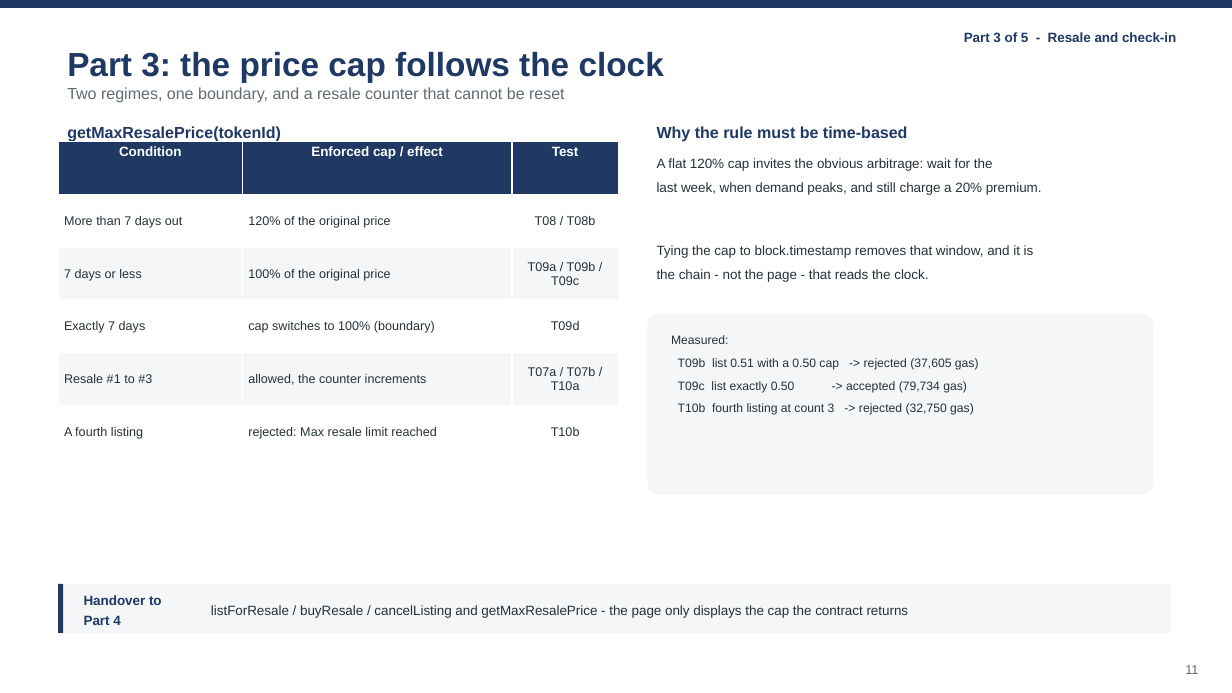
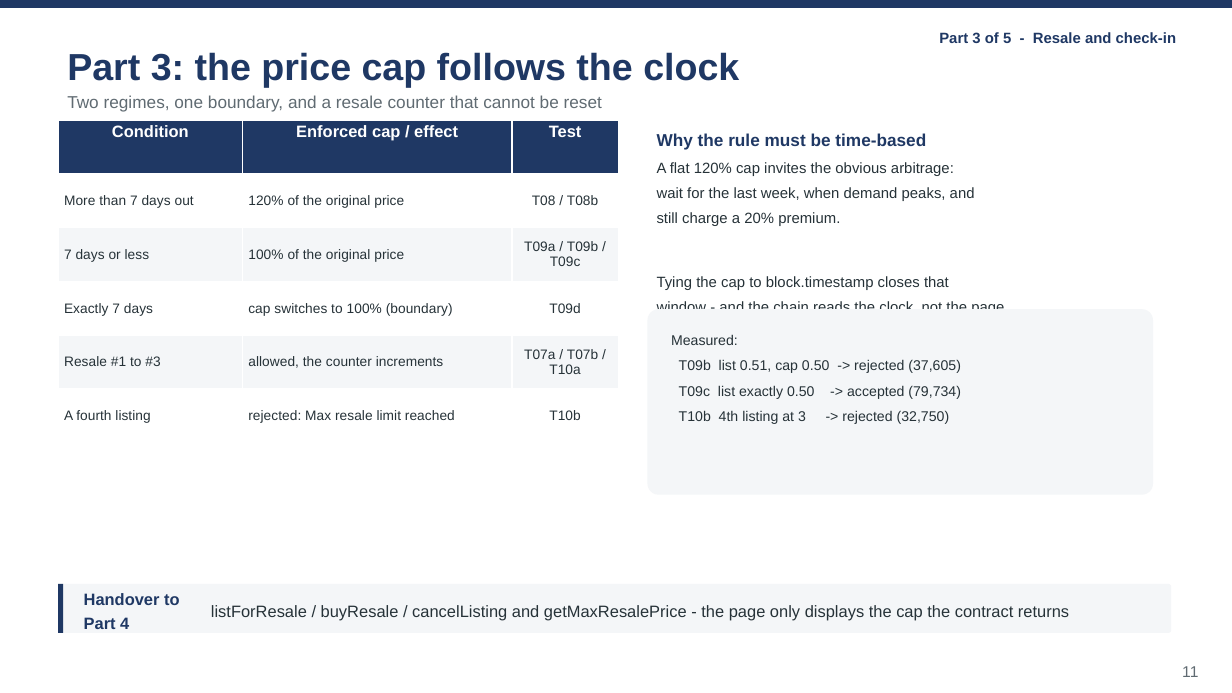
Before and after one commit to wangzai-dao/FTEC5520_AntiScalping, a slide deck: slide 11 of presentation/final_presentation.pptx. Drawn at 1232x693 pixels with LibreOffice and Linux fonts; fonts in the diff are those of the drawing. Boxes give left, top, right and bottom in pixels: in the first picture for what was removed or moved away, otherwise in the second. Text is boxed around its words. In the diff, an @@ line names an element or a change of style, - is before the commit and + after.

```diff
--- a/presentation/final_presentation.pptx
+++ b/presentation/final_presentation.pptx
@@ text "Part 3: the price cap ..." at (67,52,739,88): size 26 to 29.3 pt @@
@@ text "Part 3 of 5 - ...": place and size @@
-text "Part 3 of 5 - ..." at (964,31,1176,45)
+text "Part 3 of 5 - ..." at (939,32,1176,43)
@@ text "Part 3 of 5 - ..." at (939,32,1176,43): size 10.5 to 11.6 pt @@
@@ text "Two regimes, one boundary, and ...": place and size @@
-text "Two regimes, one boundary, and ..." at (67,87,565,103)
+text "Two regimes, one boundary, and ..." at (67,95,602,112)
@@ text "Two regimes, one boundary, and ..." at (67,95,602,112): size 12.5 to 13.4 pt @@
@@ table at (58,120,619,443) @@
@@ size 10.5 to 12.8 pt in "Condition", "Enforced cap / effect", "Test" @@
@@ size 9.8 to 10.7 pt in "More than 7 days out", "120% of the original price", "T08 / T08b", "7 days or less" and 11 more places @@
@@ table: place and size @@
-table at (58,142,619,459)
+table at (58,120,619,443)
@@ text removed at (67,126,281,141) @@
-getMaxResalePrice(tokenId)
@@ text "Why the rule must be ...": place and size @@
-text "Why the rule must be ..." at (657,126,908,142)
+text "Why the rule must be ..." at (657,133,926,150)
@@ text "Why the rule must be ..." at (657,133,926,150): size 12.5 to 13.4 pt @@
@@ text at (657,162,975,309): text changed; size 10.5 to 11.6 pt @@
-A flat 120% cap invites the obvious arbitrage: wait for the
-last week, when demand peaks, and still charge a 20% premium.
-Tying the cap to block.timestamp removes that window, and it is
-the chain - not the page - that reads the clock.
+A flat 120% cap invites the obvious arbitrage:
+wait for the last week, when demand peaks, and
+still charge a 20% premium.
+Tying the cap to block.timestamp closes that
+window - and the chain reads the clock, not the page.
@@ text at (671,334,738,345): size 9.5 to 11 pt in "Measured:"; line spacing 1.55 to 1.5 @@
@@ text at (679,359,961,424): text changed; size 9.5 to 11 pt @@
-T09b list 0.51 with a 0.50 cap -> rejected (37,605 gas)
-T09c list exactly 0.50 -> accepted (79,734 gas)
-T10b fourth listing at count 3 -> rejected (32,750 gas)
+T09b list 0.51, cap 0.50 -> rejected (37,605)
+T09c list exactly 0.50 -> accepted (79,734)
+T10b 4th listing at 3 -> rejected (32,750)
@@ text "Handover to Part 4" at (84,593,179,629): size 10.5 to 12.8 pt @@
@@ text "listForResale / buyResale / cancelListing ..." at (211,605,1069,621): size 10.5 to 12.8 pt @@
@@ text "11" at (1182,666,1198,677): size 10 to 12.2 pt @@
```
Also in this commit, not shown: 22 other slides changed, 2 other files.
